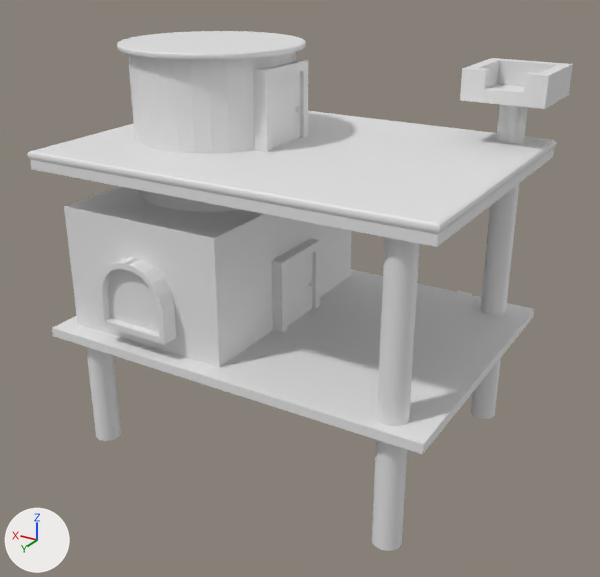
Renders of the FBX model Assets/Objects/Town1/Models/CajaCasa 1.3.fbx from each side of a commit.
Both versions are drawn from a 50 mm lens placed at (-3.8, 67.9, 17.2), pointed at (14.3, 37.8, 2.1). The axes (+X, +Y, +Z) are drawn at lower left. The lights are the same throughout.

Names of what the first picture shows: 'Columna 3.3'.
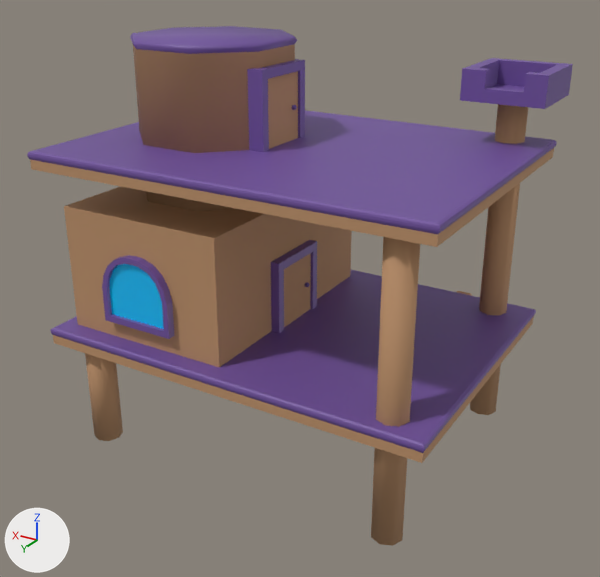
Location of each change, [x1, y1, x2, y2] in pixels of the pictures (600 x 577 px; the box of a moved part takes in the faces that stretch with it):
'Columna 3.3', reshaped, moved, turned, rescaled: before [27, 31, 573, 551]; after [27, 26, 573, 546]
part 1 of me_cylinder_002, moved or reshaped: [64, 186, 352, 367] in both
part 2 of me_cylinder_002, moved or reshaped: before [27, 111, 557, 247]; after [27, 110, 557, 247]
part 3 of me_cylinder_002, moved or reshaped (not visible afterwards): before [52, 269, 534, 454]
part 4 of me_cylinder_002, moved or reshaped: [460, 58, 573, 109] in both
part 5 of me_cylinder_002, added (brown): after [470, 104, 528, 415]
part 6 of me_cylinder_002, added (purple): after [50, 270, 536, 463]
part 7 of me_cylinder_002, added (brown): after [85, 353, 123, 441]
part 8 of me_cylinder_002, added (brown): after [371, 237, 420, 546]
part 9 of me_cylinder_002, deleted: before [86, 31, 528, 551]
part 10 of me_cylinder_002, built on: after [102, 26, 317, 339]

The change, as a list of edits to the scene's bpy script:
```text
Change me_cylinder_002:
    used by ob_columna_3_3; location = (21.55, 32.36, -2.81); rotation_euler = (0.0, 0.0, 3.142), in degrees (0, 0, 180); scale = (0.592, 0.592, 0.592)
    remove me_cylinder_002.from_pydata(...)  # 1228 vertices, 1198 faces; spans x -3.1..27.9, y -20.7..5.7, z -3.7..26.4
    add me_cylinder_002.from_pydata(...)  # 632 vertices, 582 faces; spans x -3.1..3.1, y -2.7..2.6, z -2.5..2.6
    me_cylinder_002 part 1: the loose piece of 8 vertices spanning x -1.8..11.7, y -19.1..0.4, z 5.8..15.4 is turned 158 degrees about the z axis through its middle and scaled by 0.165, then moved by (-3.8, 8.9, -10.7), in mat_material_001 (brown #bd916a)
    me_cylinder_002 part 2: the loose piece of 28 vertices spanning x -3.1..27.8, y -20.7..1.9, z 18.3..19.6 is turned 158 degrees about the z axis through its middle and scaled by 0.165, then moved by (-12.3, 9.3, -17.7)
    me_cylinder_002 part 3: the loose piece of 8 vertices spanning x -3.0..27.6, y -20.6..1.9, z 5.2..5.9 is turned 158 degrees about the z axis through its middle and scaled by 0.025, then moved by (-14.0, 7.7, -7.1), in mat_material_002 (purple #70529d)
    me_cylinder_002 part 4: the loose piece of 36 vertices spanning x 21.9..27.9, y -3.1..3.0, z 22.8..25.0 is turned 158 degrees about the z axis through its middle and scaled by 0.165, then moved by (-27.4, -0.6, -21.8), in mat_material_002 (purple #70529d)
    me_cylinder_002 part 5: a new loose piece, an 8-sided cylinder along z spanning x -2.59..-2.25, y -0.87..-0.53, z -2.41..1.94, in mat_material_001 (brown #bd916a)
    me_cylinder_002 part 6: the loose piece of 28 vertices spanning x -3.1..27.8, y -20.7..1.9, z 18.3..19.6 is copied, and the copy is turned 158 degrees about the z axis through its middle and scaled by 0.165, then moved by (-12.3, 9.3, -20.0); it spans x -3.0..3.1, y -2.7..2.6, z -1.1..-0.9
    me_cylinder_002 part 7: a new loose piece, an 8-sided cylinder along z spanning x 2.36..2.71, y 0.47..0.81, z -2.46..-0.96, in mat_material_025 (brown #bd916a)
    me_cylinder_002 part 8: a new loose piece, an 8-sided cylinder along z spanning x -1.44..-1.09, y 1.99..2.33, z -2.41..1.21, in mat_material_024 (brown #bd916a)
    me_cylinder_002 part 9: 11 loose pieces with 1052 vertices, spanning x -1.8..25.8, y -20.4..3.9, z -3.7..26.4, are deleted
    me_cylinder_002 part 10: 64 vertices removed from x -1.0..1.0, y -1.0..1.0, z -3.6..5.6; 428 vertices added at x -0.1..2.3, y -2.3..1.3, z -0.9..2.6
    add me_cylinder_002.materials.append(mat_material_001)  # brown #bd916a
    add me_cylinder_002.materials.append(mat_material_002)  # purple #70529d
    add me_cylinder_002.materials.append(mat_material_025)  # brown #bd916a
    add me_cylinder_002.materials.append(mat_material_024)  # brown #bd916a
    add me_cylinder_002.materials.append(mat_material_003)  # cyan #00c2ff
Change ob_columna_3_3:
    ob_columna_3_3.location: (21.55, 32.36, -2.81) -> (13.98, 37.97, 3.91)
    ob_columna_3_3.rotation_euler: (0.0, 0.0, 3.142) -> (0.0, 0.0, 0.384)  # degrees (0, 0, 180) -> degrees (0, 0, 22)
    ob_columna_3_3.scale: (0.592, 0.592, 0.592) -> (3.59, 3.59, 3.59)
```
